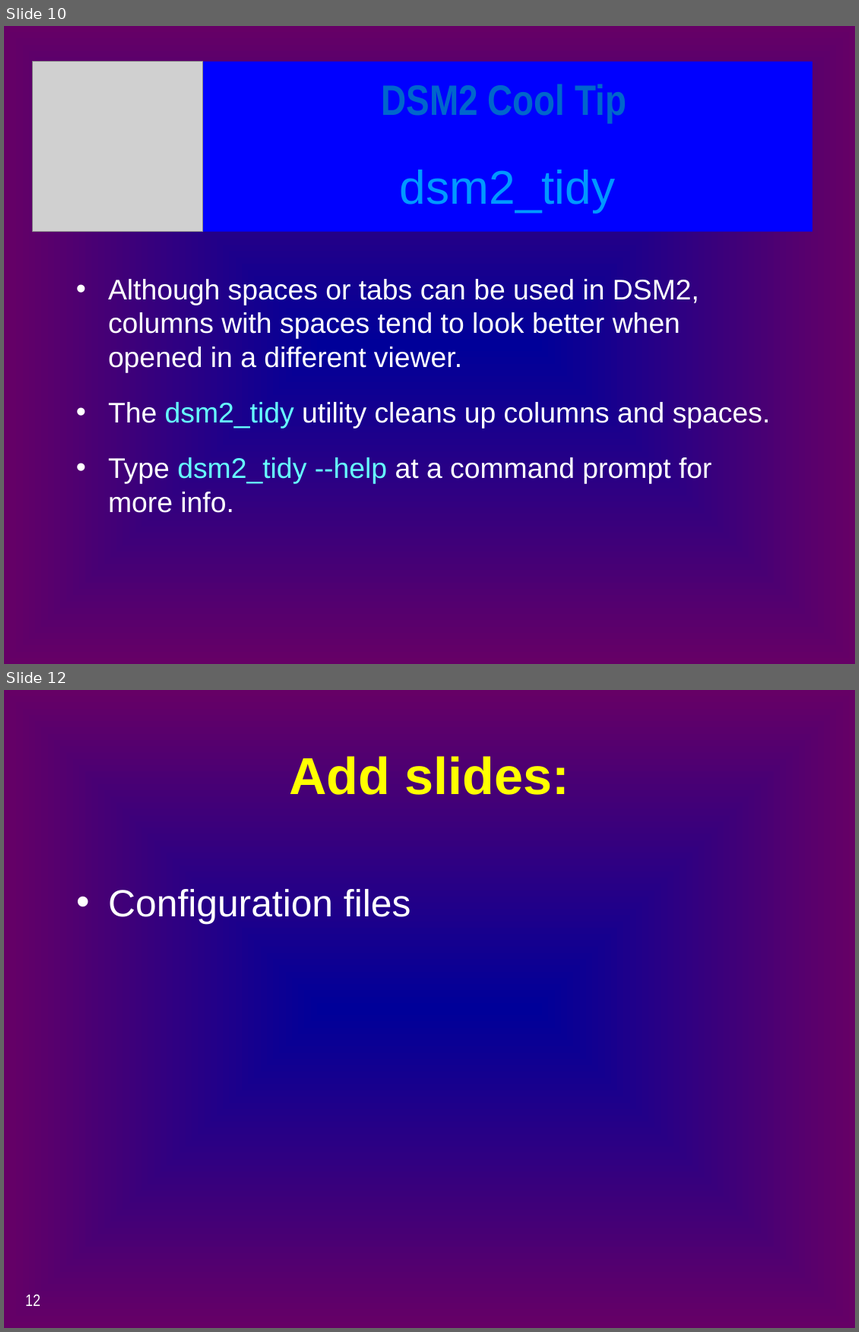
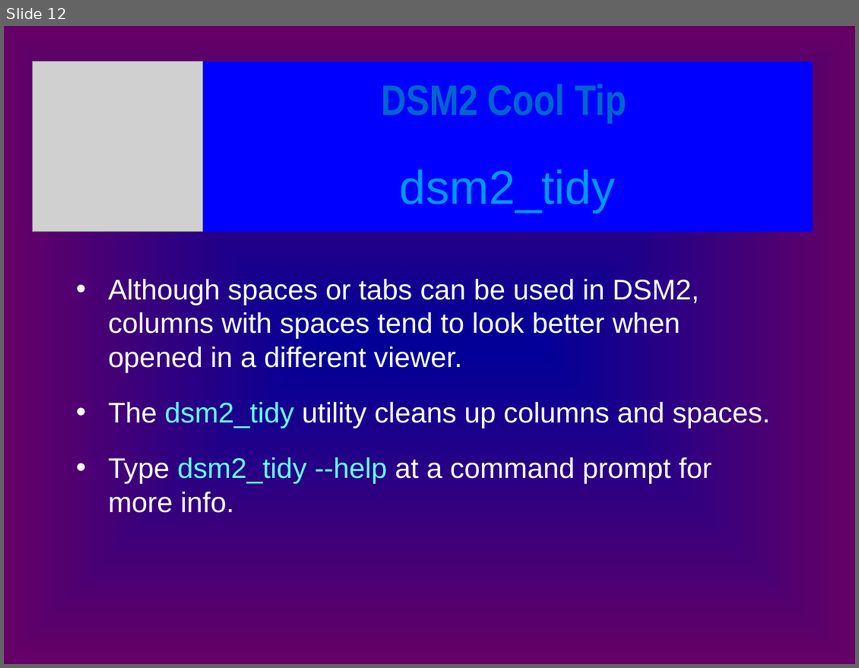
Before and after one commit to CADWRDeltaModeling/dsm2, a slide deck: dsm2/presentations/p3b_input.pptx. Shown one above the other, each under a label of ours: slides 10 and 12 before the commit, slide 12 after it; the slides between them are not shown. The pictures are 859x1332 and 859x668 pixels, drawn with LibreOffice and Linux fonts; fonts in the diff are those of the drawing; grey boxes stand for pictures. Boxes give left, top, right and bottom in pixels: in the first picture for what was removed or moved away, otherwise in the second. Text is boxed around its words. In the diff, an @@ line names an element or a change of style, - is before the commit and + after.

Commit message:
Added config file section

Former-commit-id: dcf2ba8d142b1a4d291f2e498cdf00d09b5e6d9c

```diff
--- a/dsm2/presentations/p3b_input.pptx
+++ b/dsm2/presentations/p3b_input.pptx
@@ slide 12 removed at (x1=4, y1=690, x2=855, y2=1328), background gradient #000099 to #660066 @@
@@ title removed at (x1=289, y1=756, x2=569, y2=795) @@
-Add slides:
@@ text removed at (x1=108, y1=889, x2=411, y2=924) @@
-• Configuration files
@@ page number removed at (x1=25, y1=1294, x2=40, y2=1306) @@
-12
@@ what was slide 10 is now slide 12 @@
```
Also in this commit, not shown: 1 slide changed, 2 slides added.
